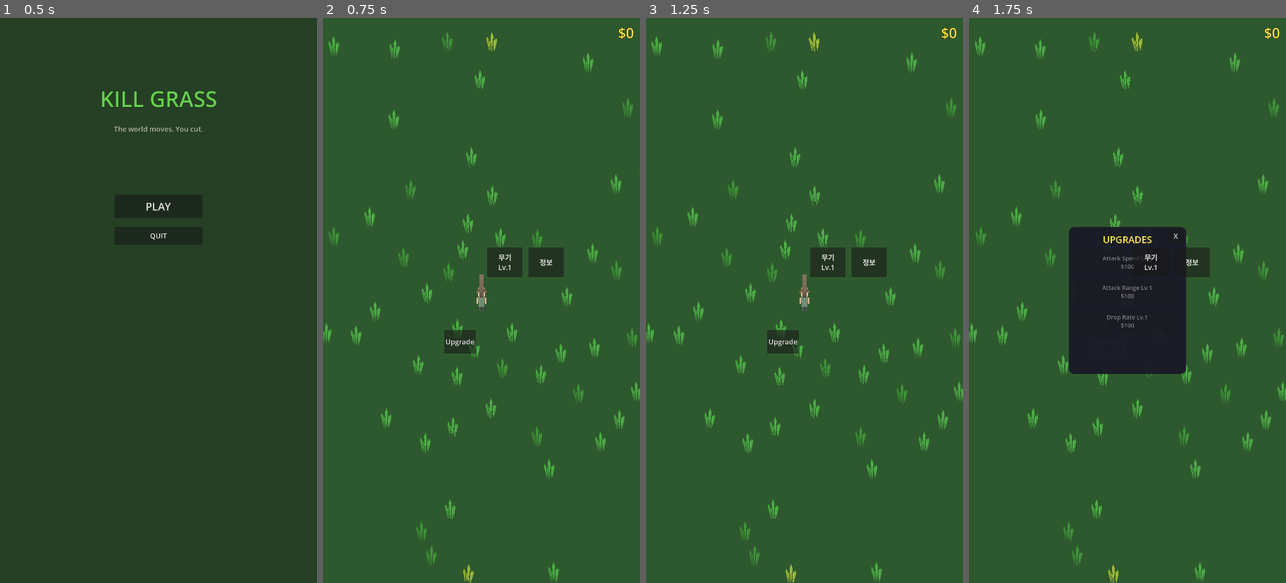
Above: before the commit, frames 1-4 (left to right).
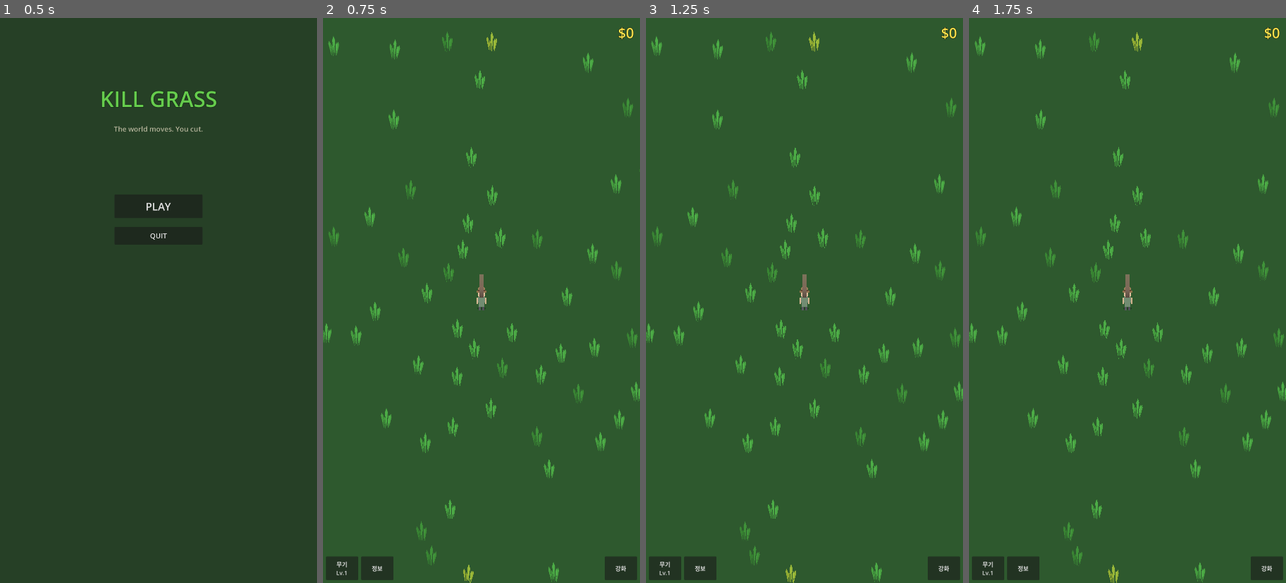
Above: after the commit, the same moments.

Repository: yellyB/game-kill_grass
Game: Godot game, scene res://scenes/ui/main_menu.tscn
Same seed, same stepped clock (60 frames per second), same inputs: the game is played once before the commit and once after it.
Inputs (mouse positions are in pixels of both pictures, inside the frame that each line leads up to):
- Up to frame 1 (0.5 s): no input
- Up to frame 2 (0.75 s): click "PLAY" at 0.5 s
- Up to frame 3 (1.25 s): no input
- Up to frame 4 (1.75 s): click (1105, 340) at 1.25 s, where only the run before the commit has a clickable "Upgrade"

Frame 1 is identical in both runs. In frame 2, 2.8% of the frame differs, in the area x 0-100%, y 40-100%; in frame 3, 2.8%; in frame 4, 11%, in the area x 0-100%, y 37-100%.

Commit message:
Fix UI button positioning with CanvasLayer
- Wrap UI panels in CanvasLayer for screen-space rendering
- Move buttons to bottom edge of screen
- Set mouse_filter to IGNORE on root Controls to fix click blocking
- Translate upgrade panel text to Korean

Co-Authored-By: Claude Opus 4.5 <noreply@anthropic.com>

Diff:
--- a/scenes/ui/info_panel.tscn
+++ b/scenes/ui/info_panel.tscn
@@ -2,29 +2,32 @@
 
 [ext_resource type="Script" path="res://scripts/info_panel.gd" id="1_info"]
 
-[node name="InfoPanel" type="Control"]
+[node name="InfoPanel" type="CanvasLayer"]
+
+[node name="Control" type="Control" parent="."]
 layout_mode = 3
 anchors_preset = 15
 anchor_right = 1.0
 anchor_bottom = 1.0
 grow_horizontal = 2
 grow_vertical = 2
+mouse_filter = 2
 script = ExtResource("1_info")
 
-[node name="ToggleBtn" type="Button" parent="."]
+[node name="ToggleBtn" type="Button" parent="Control"]
 layout_mode = 1
 anchors_preset = 2
 anchor_top = 1.0
 anchor_bottom = 1.0
-offset_left = 160.0
-offset_top = -180.0
-offset_right = 280.0
-offset_bottom = -80.0
+offset_left = 130.0
+offset_top = -90.0
+offset_right = 240.0
+offset_bottom = -10.0
 grow_vertical = 0
-theme_override_font_sizes/font_size = 24
+theme_override_font_sizes/font_size = 20
 text = "정보"
 
-[node name="Panel" type="Panel" parent="."]
+[node name="Panel" type="Panel" parent="Control"]
 visible = false
 layout_mode = 1
 anchors_preset = 8
@@ -39,7 +42,7 @@
 grow_horizontal = 2
 grow_vertical = 2
 
-[node name="TitleLabel" type="Label" parent="Panel"]
+[node name="TitleLabel" type="Label" parent="Control/Panel"]
 layout_mode = 1
 offset_left = 20.0
 offset_top = 15.0
@@ -50,7 +53,7 @@
 text = "상태 정보"
 horizontal_alignment = 1
 
-[node name="CloseBtn" type="Button" parent="Panel"]
+[node name="CloseBtn" type="Button" parent="Control/Panel"]
 layout_mode = 1
 offset_left = 420.0
 offset_top = 10.0
@@ -59,7 +62,7 @@
 theme_override_font_sizes/font_size = 24
 text = "X"
 
-[node name="WeaponSection" type="VBoxContainer" parent="Panel"]
+[node name="WeaponSection" type="VBoxContainer" parent="Control/Panel"]
 layout_mode = 1
 offset_left = 20.0
 offset_top = 70.0
@@ -67,37 +70,37 @@
 offset_bottom = 200.0
 theme_override_constants/separation = 8
 
-[node name="SectionTitle" type="Label" parent="Panel/WeaponSection"]
+[node name="SectionTitle" type="Label" parent="Control/Panel/WeaponSection"]
 layout_mode = 2
 theme_override_colors/font_color = Color(0.5, 0.8, 1, 1)
 theme_override_font_sizes/font_size = 24
 text = "[ 장착 무기 ]"
 
-[node name="WeaponContainer" type="HBoxContainer" parent="Panel/WeaponSection"]
+[node name="WeaponContainer" type="HBoxContainer" parent="Control/Panel/WeaponSection"]
 layout_mode = 2
 theme_override_constants/separation = 15
 
-[node name="WeaponIcon" type="ColorRect" parent="Panel/WeaponSection/WeaponContainer"]
+[node name="WeaponIcon" type="ColorRect" parent="Control/Panel/WeaponSection/WeaponContainer"]
 custom_minimum_size = Vector2(60, 60)
 layout_mode = 2
 color = Color(0.6, 0.5, 0.4, 1)
 
-[node name="WeaponInfo" type="VBoxContainer" parent="Panel/WeaponSection/WeaponContainer"]
+[node name="WeaponInfo" type="VBoxContainer" parent="Control/Panel/WeaponSection/WeaponContainer"]
 layout_mode = 2
 
-[node name="WeaponNameLabel" type="Label" parent="Panel/WeaponSection/WeaponContainer/WeaponInfo"]
+[node name="WeaponNameLabel" type="Label" parent="Control/Panel/WeaponSection/WeaponContainer/WeaponInfo"]
 layout_mode = 2
 theme_override_colors/font_color = Color(1, 1, 1, 1)
 theme_override_font_sizes/font_size = 26
 text = "낡은 낫 (Lv.1)"
 
-[node name="WeaponTypeLabel" type="Label" parent="Panel/WeaponSection/WeaponContainer/WeaponInfo"]
+[node name="WeaponTypeLabel" type="Label" parent="Control/Panel/WeaponSection/WeaponContainer/WeaponInfo"]
 layout_mode = 2
 theme_override_colors/font_color = Color(0.7, 0.7, 0.7, 1)
 theme_override_font_sizes/font_size = 20
 text = "단일 공격"
 
-[node name="StatsSection" type="VBoxContainer" parent="Panel"]
+[node name="StatsSection" type="VBoxContainer" parent="Control/Panel"]
 layout_mode = 1
 offset_left = 20.0
 offset_top = 210.0
@@ -105,52 +108,52 @@
 offset_bottom = 480.0
 theme_override_constants/separation = 10
 
-[node name="SectionTitle" type="Label" parent="Panel/StatsSection"]
+[node name="SectionTitle" type="Label" parent="Control/Panel/StatsSection"]
 layout_mode = 2
 theme_override_colors/font_color = Color(0.5, 0.8, 1, 1)
 theme_override_font_sizes/font_size = 24
 text = "[ 스탯 ]"
 
-[node name="AttackSpeedLabel" type="Label" parent="Panel/StatsSection"]
+[node name="AttackSpeedLabel" type="Label" parent="Control/Panel/StatsSection"]
 layout_mode = 2
 theme_override_colors/font_color = Color(1, 0.8, 0.5, 1)
 theme_override_font_sizes/font_size = 22
 text = "공격 속도: x1.00 (Lv.1)"
 
-[node name="AttackRangeLabel" type="Label" parent="Panel/StatsSection"]
+[node name="AttackRangeLabel" type="Label" parent="Control/Panel/StatsSection"]
 layout_mode = 2
 theme_override_colors/font_color = Color(0.5, 1, 0.8, 1)
 theme_override_font_sizes/font_size = 22
 text = "공격 범위: 80 (Lv.1)"
 
-[node name="DropRateLabel" type="Label" parent="Panel/StatsSection"]
+[node name="DropRateLabel" type="Label" parent="Control/Panel/StatsSection"]
 layout_mode = 2
 theme_override_colors/font_color = Color(1, 0.9, 0.4, 1)
 theme_override_font_sizes/font_size = 22
 text = "드롭률: x1.00 (Lv.1)"
 
-[node name="Separator" type="HSeparator" parent="Panel/StatsSection"]
+[node name="Separator" type="HSeparator" parent="Control/Panel/StatsSection"]
 layout_mode = 2
 
-[node name="FinalTitle" type="Label" parent="Panel/StatsSection"]
+[node name="FinalTitle" type="Label" parent="Control/Panel/StatsSection"]
 layout_mode = 2
 theme_override_colors/font_color = Color(0.8, 0.8, 0.8, 1)
 theme_override_font_sizes/font_size = 20
 text = "무기 적용 후:"
 
-[node name="FinalSpeedLabel" type="Label" parent="Panel/StatsSection"]
+[node name="FinalSpeedLabel" type="Label" parent="Control/Panel/StatsSection"]
 layout_mode = 2
 theme_override_colors/font_color = Color(1, 0.6, 0.3, 1)
 theme_override_font_sizes/font_size = 22
 text = "최종 속도: x1.00"
 
-[node name="FinalRangeLabel" type="Label" parent="Panel/StatsSection"]
+[node name="FinalRangeLabel" type="Label" parent="Control/Panel/StatsSection"]
 layout_mode = 2
 theme_override_colors/font_color = Color(0.3, 1, 0.6, 1)
 theme_override_font_sizes/font_size = 22
 text = "최종 범위: 80"
 
-[node name="ProgressSection" type="VBoxContainer" parent="Panel"]
+[node name="ProgressSection" type="VBoxContainer" parent="Control/Panel"]
 layout_mode = 1
 offset_left = 20.0
 offset_top = 530.0
@@ -158,19 +161,19 @@
 offset_bottom = 680.0
 theme_override_constants/separation = 10
 
-[node name="SectionTitle" type="Label" parent="Panel/ProgressSection"]
+[node name="SectionTitle" type="Label" parent="Control/Panel/ProgressSection"]
 layout_mode = 2
 theme_override_colors/font_color = Color(0.5, 0.8, 1, 1)
 theme_override_font_sizes/font_size = 24
 text = "[ 현재 상태 ]"
 
-[node name="TotalMoneyLabel" type="Label" parent="Panel/ProgressSection"]
+[node name="TotalMoneyLabel" type="Label" parent="Control/Panel/ProgressSection"]
 layout_mode = 2
 theme_override_colors/font_color = Color(1, 0.9, 0.3, 1)
 theme_override_font_sizes/font_size = 22
 text = "보유 골드: $0"
 
-[node name="ComboLabel" type="Label" parent="Panel/ProgressSection"]
+[node name="ComboLabel" type="Label" parent="Control/Panel/ProgressSection"]
 layout_mode = 2
 theme_override_colors/font_color = Color(1, 0.5, 0.5, 1)
 theme_override_font_sizes/font_size = 22
--- a/scenes/ui/upgrade_panel.tscn
+++ b/scenes/ui/upgrade_panel.tscn
@@ -9,29 +9,35 @@
 corner_radius_bottom_right = 20
 corner_radius_bottom_left = 20
 
-[node name="UpgradePanel" type="Control"]
+[node name="UpgradePanel" type="CanvasLayer"]
+
+[node name="Control" type="Control" parent="."]
 layout_mode = 3
 anchors_preset = 15
 anchor_right = 1.0
 anchor_bottom = 1.0
 grow_horizontal = 2
 grow_vertical = 2
+mouse_filter = 2
 script = ExtResource("1_upgrade")
 
-[node name="ToggleBtn" type="Button" parent="."]
+[node name="ToggleBtn" type="Button" parent="Control"]
 layout_mode = 1
-anchors_preset = 1
+anchors_preset = 3
 anchor_left = 1.0
+anchor_top = 1.0
 anchor_right = 1.0
+anchor_bottom = 1.0
 offset_left = -120.0
-offset_top = 100.0
-offset_right = -20.0
-offset_bottom = 180.0
+offset_top = -90.0
+offset_right = -10.0
+offset_bottom = -10.0
 grow_horizontal = 0
-theme_override_font_sizes/font_size = 24
-text = "Upgrade"
+grow_vertical = 0
+theme_override_font_sizes/font_size = 20
+text = "강화"
 
-[node name="Panel" type="Panel" parent="."]
+[node name="Panel" type="Panel" parent="Control"]
 visible = false
 layout_mode = 1
 anchors_preset = 8
@@ -47,7 +53,7 @@
 grow_vertical = 2
 theme_override_styles/panel = SubResource("StyleBoxFlat_panel")
 
-[node name="TitleLabel" type="Label" parent="Panel"]
+[node name="TitleLabel" type="Label" parent="Control/Panel"]
 layout_mode = 1
 offset_left = 20.0
 offset_top = 20.0
@@ -55,10 +61,10 @@
 offset_bottom = 60.0
 theme_override_colors/font_color = Color(1, 0.9, 0.3, 1)
 theme_override_font_sizes/font_size = 32
-text = "UPGRADES"
+text = "강화"
 horizontal_alignment = 1
 
-[node name="VBoxContainer" type="VBoxContainer" parent="Panel"]
+[node name="VBoxContainer" type="VBoxContainer" parent="Control/Panel"]
 layout_mode = 1
 offset_left = 20.0
 offset_top = 80.0
@@ -66,28 +72,28 @@
 offset_bottom = 400.0
 theme_override_constants/separation = 20
 
-[node name="AttackSpeedBtn" type="Button" parent="Panel/VBoxContainer"]
+[node name="AttackSpeedBtn" type="Button" parent="Control/Panel/VBoxContainer"]
 custom_minimum_size = Vector2(0, 80)
 layout_mode = 2
 theme_override_font_sizes/font_size = 20
-text = "Attack Speed Lv.1
+text = "공격 속도 Lv.1
 $100"
 
-[node name="AttackRangeBtn" type="Button" parent="Panel/VBoxContainer"]
+[node name="AttackRangeBtn" type="Button" parent="Control/Panel/VBoxContainer"]
 custom_minimum_size = Vector2(0, 80)
 layout_mode = 2
 theme_override_font_sizes/font_size = 20
-text = "Attack Range Lv.1
+text = "공격 범위 Lv.1
 $100"
 
-[node name="DropRateBtn" type="Button" parent="Panel/VBoxContainer"]
+[node name="DropRateBtn" type="Button" parent="Control/Panel/VBoxContainer"]
 custom_minimum_size = Vector2(0, 80)
 layout_mode = 2
 theme_override_font_sizes/font_size = 20
-text = "Drop Rate Lv.1
+text = "드롭률 Lv.1
 $100"
 
-[node name="CloseBtn" type="Button" parent="Panel"]
+[node name="CloseBtn" type="Button" parent="Control/Panel"]
 layout_mode = 1
 offset_left = 340.0
 offset_top = 10.0
--- a/scenes/ui/weapon_shop.tscn
+++ b/scenes/ui/weapon_shop.tscn
@@ -2,30 +2,33 @@
 
 [ext_resource type="Script" path="res://scripts/weapon_shop.gd" id="1_shop"]
 
-[node name="WeaponShop" type="Control"]
+[node name="WeaponShop" type="CanvasLayer"]
+
+[node name="Control" type="Control" parent="."]
 layout_mode = 3
 anchors_preset = 15
 anchor_right = 1.0
 anchor_bottom = 1.0
 grow_horizontal = 2
 grow_vertical = 2
+mouse_filter = 2
 script = ExtResource("1_shop")
 
-[node name="ToggleBtn" type="Button" parent="."]
+[node name="ToggleBtn" type="Button" parent="Control"]
 layout_mode = 1
 anchors_preset = 2
 anchor_top = 1.0
 anchor_bottom = 1.0
-offset_left = 20.0
-offset_top = -180.0
-offset_right = 140.0
-offset_bottom = -80.0
+offset_left = 10.0
+offset_top = -90.0
+offset_right = 120.0
+offset_bottom = -10.0
 grow_vertical = 0
-theme_override_font_sizes/font_size = 24
+theme_override_font_sizes/font_size = 20
 text = "무기
 Lv.1"
 
-[node name="Panel" type="Panel" parent="."]
+[node name="Panel" type="Panel" parent="Control"]
 visible = false
 layout_mode = 1
 anchors_preset = 8
@@ -40,7 +43,7 @@
 grow_horizontal = 2
 grow_vertical = 2
 
-[node name="TitleLabel" type="Label" parent="Panel"]
+[node name="TitleLabel" type="Label" parent="Control/Panel"]
 layout_mode = 1
 offset_left = 20.0
 offset_top = 20.0
@@ -51,7 +54,7 @@
 text = "무기 상점"
 horizontal_alignment = 1
 
-[node name="CloseBtn" type="Button" parent="Panel"]
+[node name="CloseBtn" type="Button" parent="Control/Panel"]
 layout_mode = 1
 offset_left = 380.0
 offset_top = 10.0
@@ -60,7 +63,7 @@
 theme_override_font_sizes/font_size = 24
 text = "X"
 
-[node name="WeaponIcon" type="ColorRect" parent="Panel"]
+[node name="WeaponIcon" type="ColorRect" parent="Control/Panel"]
 layout_mode = 1
 offset_left = 170.0
 offset_top = 80.0
@@ -69,7 +72,7 @@
 pivot_offset = Vector2(50, 60)
 color = Color(0.6, 0.5, 0.4, 1)
 
-[node name="WeaponNameLabel" type="Label" parent="Panel"]
+[node name="WeaponNameLabel" type="Label" parent="Control/Panel"]
 layout_mode = 1
 offset_left = 20.0
 offset_top = 220.0
@@ -80,7 +83,7 @@
 text = "낡은 낫"
 horizontal_alignment = 1
 
-[node name="WeaponDescLabel" type="Label" parent="Panel"]
+[node name="WeaponDescLabel" type="Label" parent="Control/Panel"]
 layout_mode = 1
 offset_left = 20.0
 offset_top = 270.0
@@ -91,7 +94,7 @@
 text = "기본 무기"
 horizontal_alignment = 1
 
-[node name="StatsLabel" type="Label" parent="Panel"]
+[node name="StatsLabel" type="Label" parent="Control/Panel"]
 layout_mode = 1
 offset_left = 20.0
 offset_top = 320.0
@@ -102,7 +105,7 @@
 text = "범위: x1.0 | 속도: x1.0"
 horizontal_alignment = 1
 
-[node name="NextWeaponLabel" type="Label" parent="Panel"]
+[node name="NextWeaponLabel" type="Label" parent="Control/Panel"]
 layout_mode = 1
 offset_left = 20.0
 offset_top = 400.0
@@ -113,7 +116,7 @@
 text = "다음: 날 선 낫"
 horizontal_alignment = 1
 
-[node name="UpgradeBtn" type="Button" parent="Panel"]
+[node name="UpgradeBtn" type="Button" parent="Control/Panel"]
 layout_mode = 1
 offset_left = 100.0
 offset_top = 460.0
